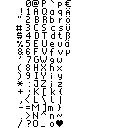
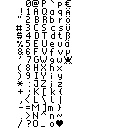
Layers edited between the first and the second w=128, h=128 image:
painted on "Background" over bbox(64, 56, 72, 64)
